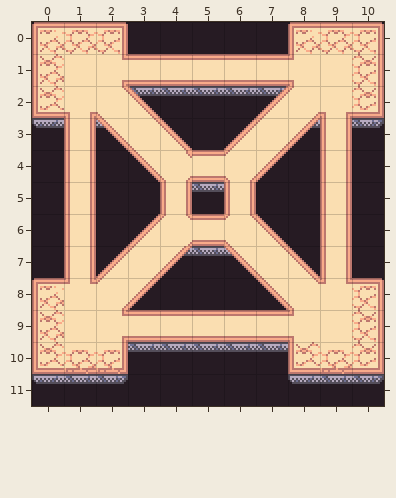
Two states of a Tiled map, client/assets/maps/assets/five-map.tmx. Above is the file before it was changed.
Cells are 16x16 px. Shown: x 0..10, y 0..11.
New version:
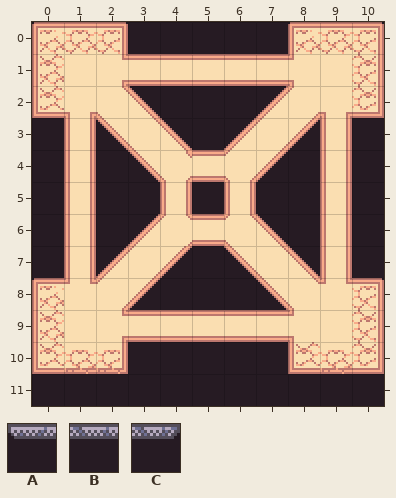
Key: from "ark": A 63, B 64, C 65.
_ is an empty cell, . an unchanged one.
Change:
--- layer "Side" (now hidden)
@@ x 0..10 @@
- 2 ...BBBBB...
- 3 A.C.....A.C
+ 2 ..._____...
+ 3 _._....._._
@@ x 5..5 @@
- 5 B
+ 5 _
@@ x 4..6 @@
- 7 ABC
+ 7 ___
@@ x 0..10 @@
-10 ...BBBBB...
-11 ABC.....ABC
+10 ..._____...
+11 ___.....___
Boxes around the changes in both pictures, in picture pixels (x1, y1, x2, y2):
removed: (96, 86, 320, 128)
removed: (32, 118, 64, 128)
removed: (352, 118, 384, 128)
removed: (192, 182, 224, 192)
removed: (184, 246, 232, 256)
removed: (32, 342, 384, 384)
